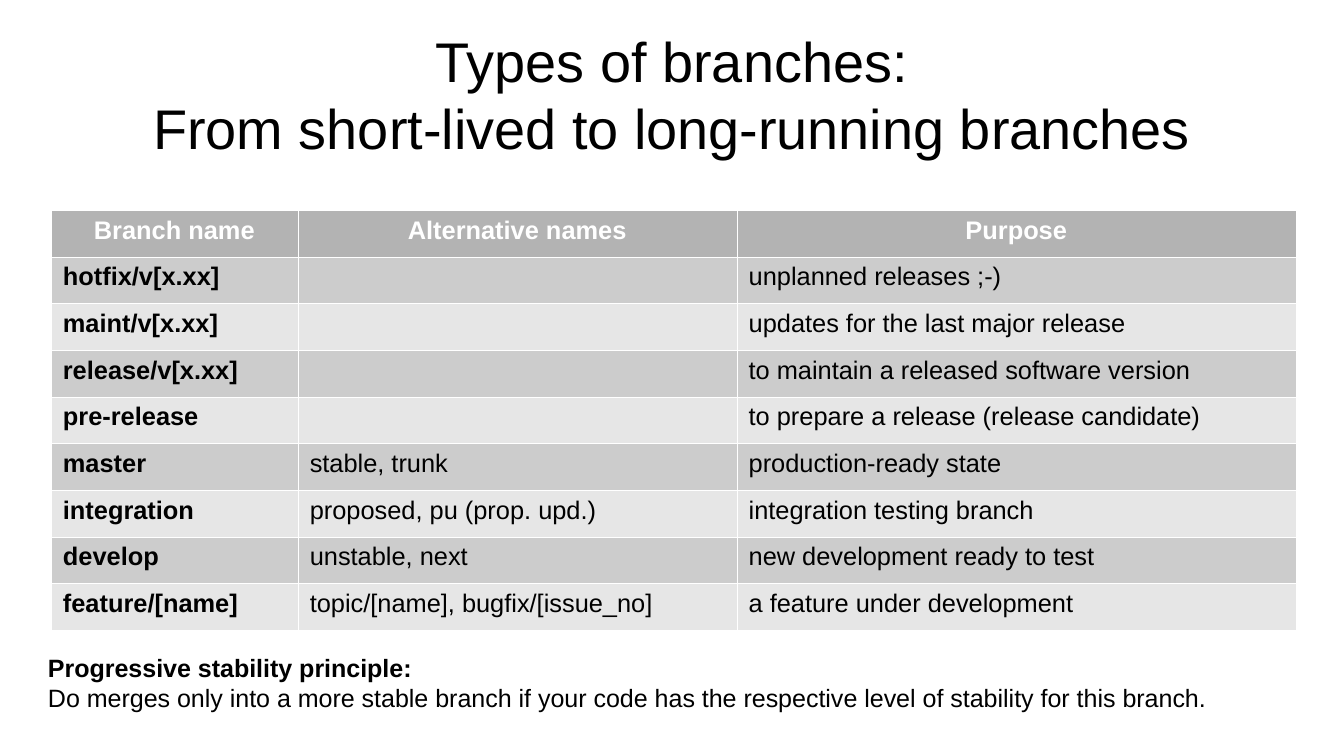
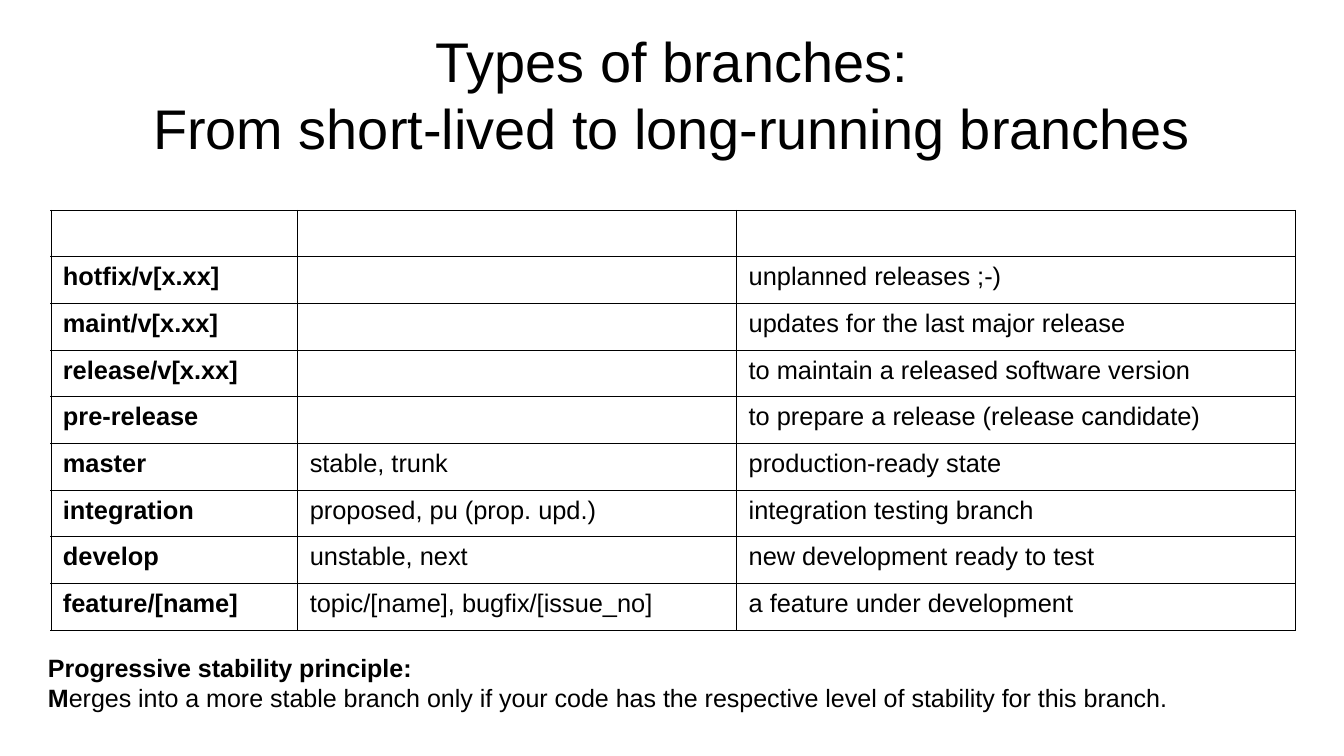
Before and after one commit to aryoda/git_essentials, a slide deck: slide 10 of Introduction to Git collaboration workflows.odp. Drawn at 1344x756 pixels with LibreOffice and Linux fonts; fonts in the diff are those of the drawing. Boxes give left, top, right and bottom in pixels: in the first picture for what was removed or moved away, otherwise in the second. Text is boxed around its words. In the diff, an @@ line names an element or a change of style, - is before the commit and + after.

```diff
--- a/Introduction to Git collaboration workflows.odp
+++ b/Introduction to Git collaboration workflows.odp
@@ table at (51, 210, 1296, 629) @@
@@ fill #B3B3B3 to none in row 1 @@
@@ fill #CCCCCC to none in 10 cells @@
@@ fill #E6E6E6 to none in 10 cells @@
@@ borders changed @@
@@ text at (48, 659, 1167, 713): text changed @@
-Progressive stability principle:
-Do merges only into a more stable branch if your code has the respective level of stability for this branch.
+Progressive stability principle:
+Merges into a more stable branch only if your code has the respective level of stability for this branch.
```
Also in this commit, not shown: 5 other slides changed, 3 slides added.
